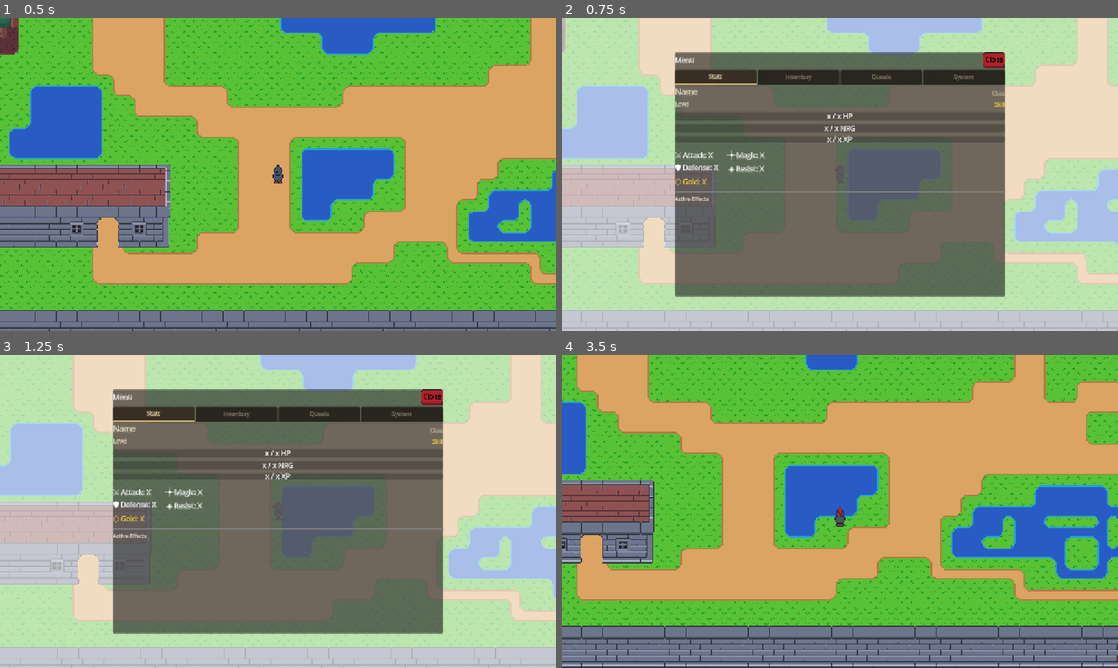
Above: before the commit, frames 1-4 (two rows, left to right).
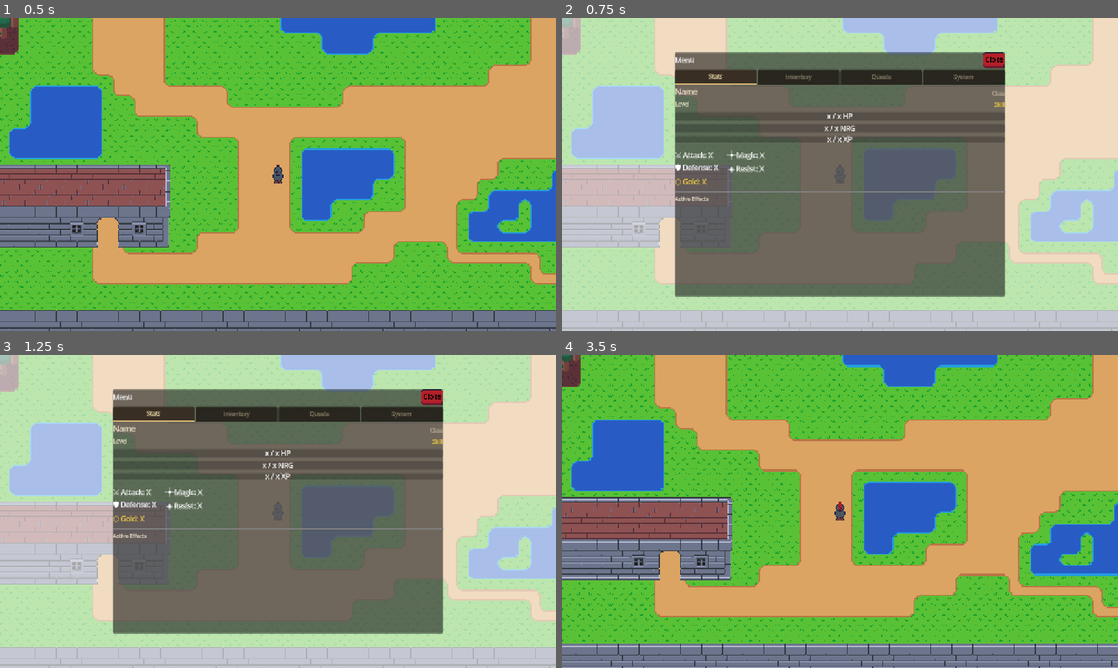
Above: after the commit, the same moments.

Repository: navtges3/PixelValley
Game: Godot game, scene res://scenes/world/locations/valley.tscn
Two runs of this game, one before a commit and one after it. Both use one fixed random seed, a clock stepped at 60 frames per second and the inputs below. This scene is started directly instead of the project's main scene. Sound files missing from this copy of the repository are replaced by a short silence.
Inputs:
- Up to frame 1 (0.5 s): no input
- Up to frame 2 (0.75 s): tap Enter at 0.5 s; hold Right (ui_right) from 0.53 s (still down); hold Tab (open_hud) from 0.53 s (still down)
- Up to frame 3 (1.25 s): keep holding Right (ui_right); keep holding Tab (open_hud)
- Up to frame 4 (3.5 s): tap Space at 1.25 s; release Right (ui_right) at 1.28 s; release Tab (open_hud) at 1.28 s; hold Down (ui_down) 1.28-2.03 s; tap Tab (open_hud) at 1.35, 2.85 s; hold Right (ui_right) 2.03-2.78 s; hold Tab (open_hud) 2.03-2.78 s; hold Up (ui_up) from 2.78 s (still down)

Frame 1 is identical in both runs. In frame 2, 11% of the frame differs, in the area x 0-100%, y 0-100%; in frame 3, 12%; in frame 4, 64%.
Error in both runs: Invalid access to property or key 'world_visual' on a base object of type 'Nil'. (res://scripts/world/locations/base_location.gd:14)

Commit message:
feat: Enhance HUD functionality with closing signal and player movement control

Diff:
--- a/scenes/ui/hud/world_hud.tscn
+++ b/scenes/ui/hud/world_hud.tscn
@@ -11,7 +11,6 @@
 
 [node name="GameHud" parent="." unique_id=956269644 instance=ExtResource("2_iek5v")]
 layer = 20
-visible = false
 
 [node name="HeroHUD" parent="." unique_id=1370001325 instance=ExtResource("2_heroh")]
 offset_left = 8.0
--- a/scripts/ui/hud/game_hud.gd
+++ b/scripts/ui/hud/game_hud.gd
@@ -41,8 +41,11 @@
 const COLOR_TAB_BG_ACTIVE   := Color(0.22, 0.18, 0.14, 1.0)
 const COLOR_TAB_BG_INACTIVE := Color(0.12, 0.10, 0.08, 0.85)
 
+signal hud_closed
+
 func _ready() -> void:
 	_build_tab_buttons()
+	hide_hud()
 
 func is_open() -> bool:
 	return _is_open
@@ -55,6 +58,7 @@
 func hide_hud() -> void:
 	_is_open = false
 	visible = false
+	hud_closed.emit()
 
 func switch_tab(tab: Tab) -> void:
 	_current_tab = tab
--- a/scripts/world/locations/base_location.gd
+++ b/scripts/world/locations/base_location.gd
@@ -16,6 +16,10 @@
 		place_player_at_entrance(_pending_entraince_id)
 	else:
 		GameState.set_player_location(_get_screen_name(), "")
+
+	var world_hud := ScreenManager.get_world_hud() as WorldHUD
+	if world_hud != null:
+		world_hud.game_hud.hud_closed.connect(_on_hud_closed)
 	_on_location_ready()
 
 # Override in subclasses for extra setup (e.g. spawn points, extra signals)
@@ -54,11 +58,22 @@
 	var game_hud: GameHUD = world_hud.game_hud
 	if event.is_action_pressed("ui_cancel"):
 		if game_hud.is_open():
-			game_hud.hide_hud()
+			_close_hud(game_hud)
 		else:
-			game_hud.show_hud(GameHUD.Tab.SYSTEM)
+			_open_hud(game_hud, GameHUD.Tab.SYSTEM)
 	elif event.is_action_pressed("open_hud"):
 		if game_hud.is_open():
-			game_hud.hide_hud()
+			_close_hud(game_hud)
 		else:
-			game_hud.show_hud()
+			_open_hud(game_hud)
+
+func _open_hud(game_hud: GameHUD, tab: GameHUD.Tab = GameHUD.Tab.STATS) -> void:
+	player.movement_blocked = true
+	game_hud.show_hud(tab)
+
+func _close_hud(game_hud: GameHUD) -> void:
+	game_hud.hide_hud()
+	player.movement_blocked = false
+
+func _on_hud_closed() -> void:
+	player.movement_blocked = false
--- a/scripts/world/player.gd
+++ b/scripts/world/player.gd
@@ -7,8 +7,14 @@
 
 var last_direction := Vector2.DOWN
 var _zone_cooldown := false
+var movement_blocked := false
 
 func _physics_process(_delta: float) -> void:
+	if movement_blocked:
+		velocity = Vector2.ZERO
+		move_and_slide()
+		return
+
 	var input := Vector2(
 		Input.get_axis("ui_left", "ui_right"),
 		Input.get_axis("ui_up", "ui_down")
